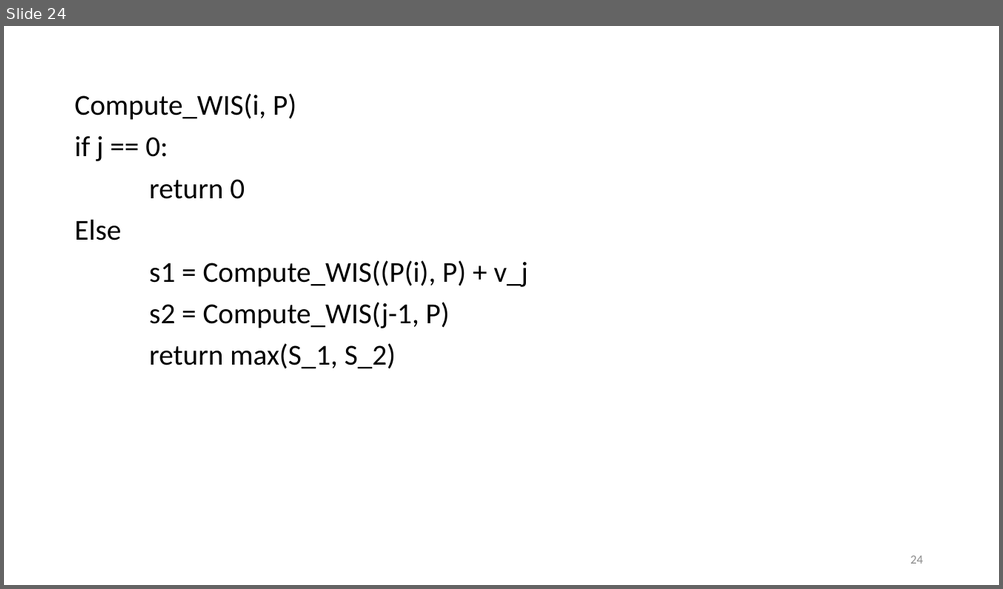
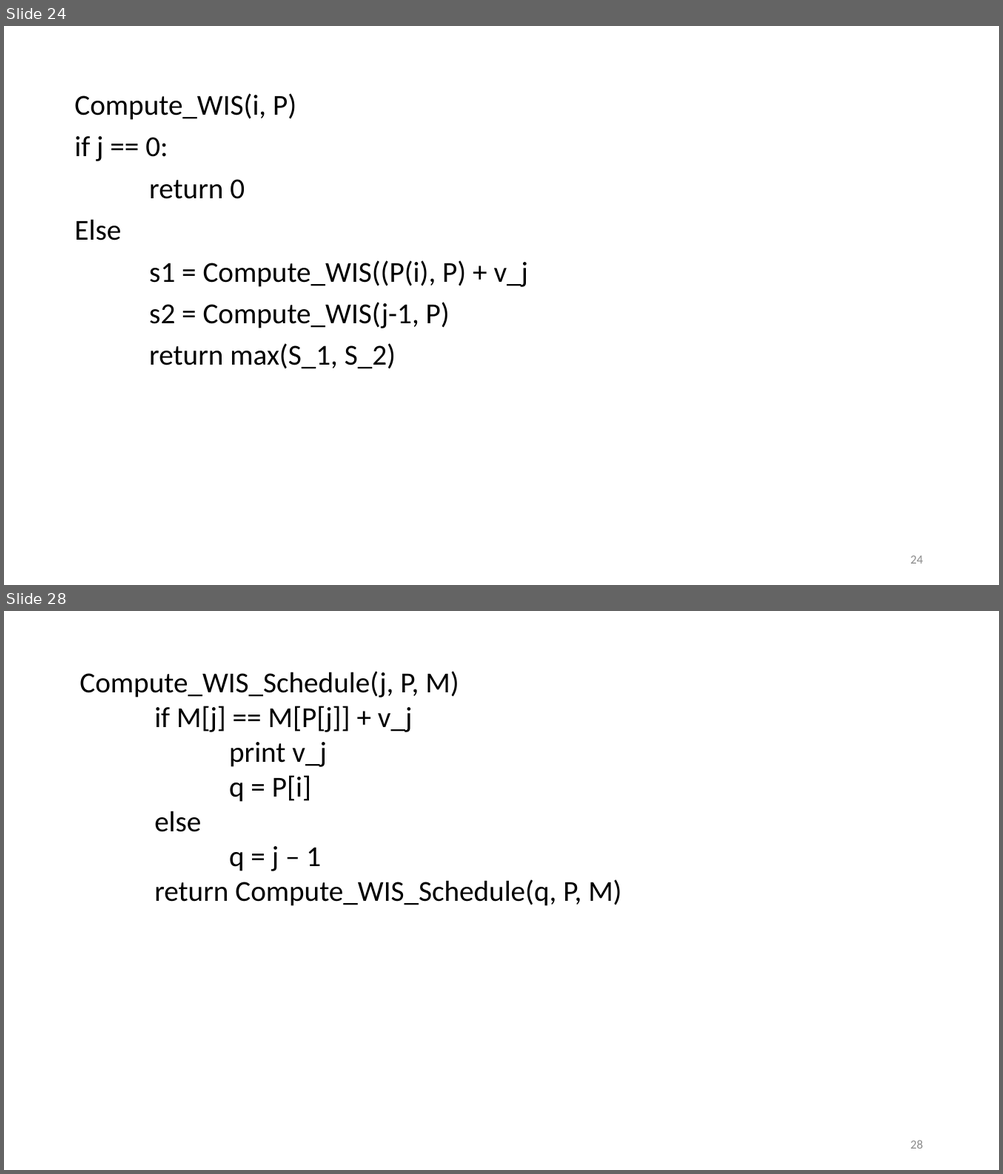
Before and after one commit to jonathonyan/CSC373, a slide deck: Week3/Week 3.pptx. Shown one above the other, each under a label of ours: slide 24 before the commit, slides 24 and 28 after it; the slides between them are not shown. The pictures are 1003x589 and 1003x1174 pixels, drawn with LibreOffice and Linux fonts; fonts in the diff are those of the drawing. Boxes give left, top, right and bottom in pixels: in the first picture for what was removed or moved away, otherwise in the second. Text is boxed around its words. In the diff, an @@ line names an element or a change of style, - is before the commit and + after.

```diff
--- a/Week3/Week 3.pptx
+++ b/Week3/Week 3.pptx
@@ slide 28 added at <box>4,611,999,1170</box>, background #FFFFFF @@
@@ text added at <box>79,671,621,906</box>, 28 pt, text #000000 @@
+Compute_WIS_Schedule(j, P, M)
+if M[j] == M[P[j]] + v_j
+print v_j
+q = P[i]
+else
+q = j – 1
+return Compute_WIS_Schedule(q, P, M)
@@ page number added at <box>910,1140,922,1149</box>, 12 pt, text #8C8C8C @@
+28
```
Also in this commit, not shown: 1 slide changed, 6 other slides added, 1 other file.
